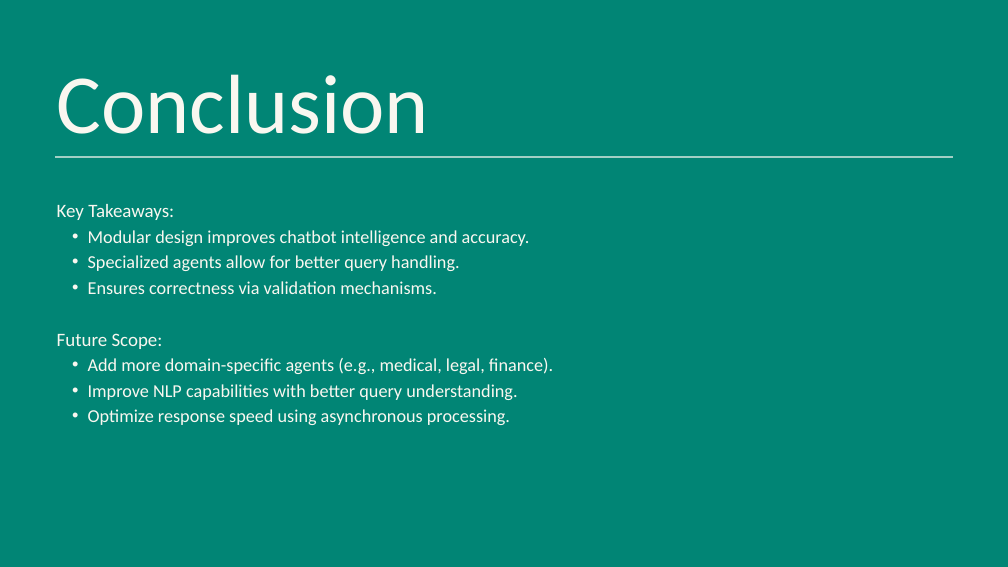
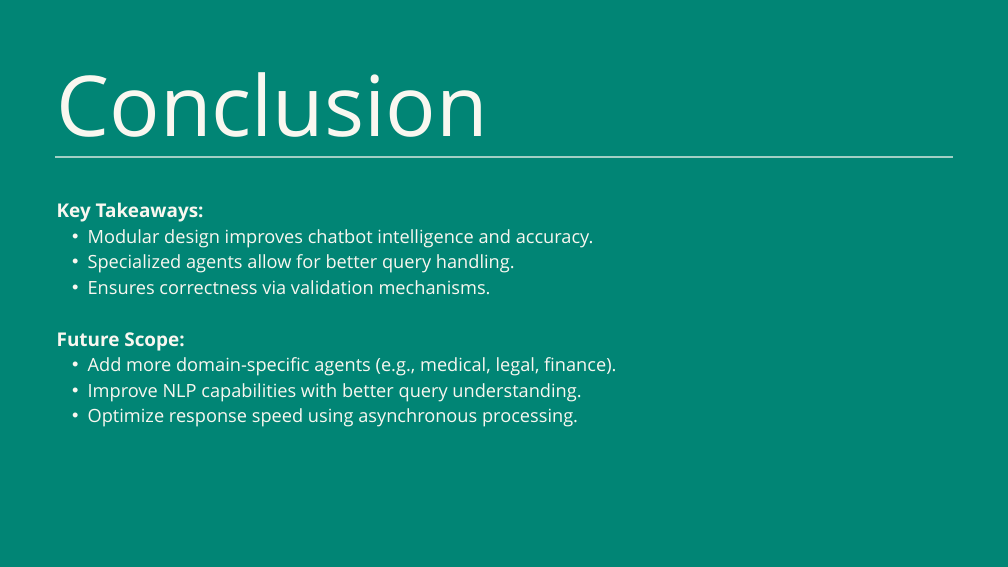
Before and after one commit to YASHBRO/GenAi-Final-Project, a slide deck: slide 7 of Multi-Agent Chatbot.pptx. Drawn at 1008x567 pixels with LibreOffice and Linux fonts; fonts in the diff are those of the drawing. Boxes give left, top, right and bottom in pixels: in the first picture for what was removed or moved away, otherwise in the second. Text is boxed around its words. In the diff, an @@ line names an element or a change of style, - is before the commit and + after.

```diff
--- a/Multi-Agent Chatbot.pptx
+++ b/Multi-Agent Chatbot.pptx
@@ text "Conclusion" at bbox=[57, 72, 488, 158]: font Calibri to Open Sans @@
@@ text "Key Takeaways:" at bbox=[57, 202, 616, 427]: font Calibri to Open Sans; bold on in "Key Takeaways:", "Future Scope:" @@
```
Also in this commit, not shown: 7 other slides changed.
